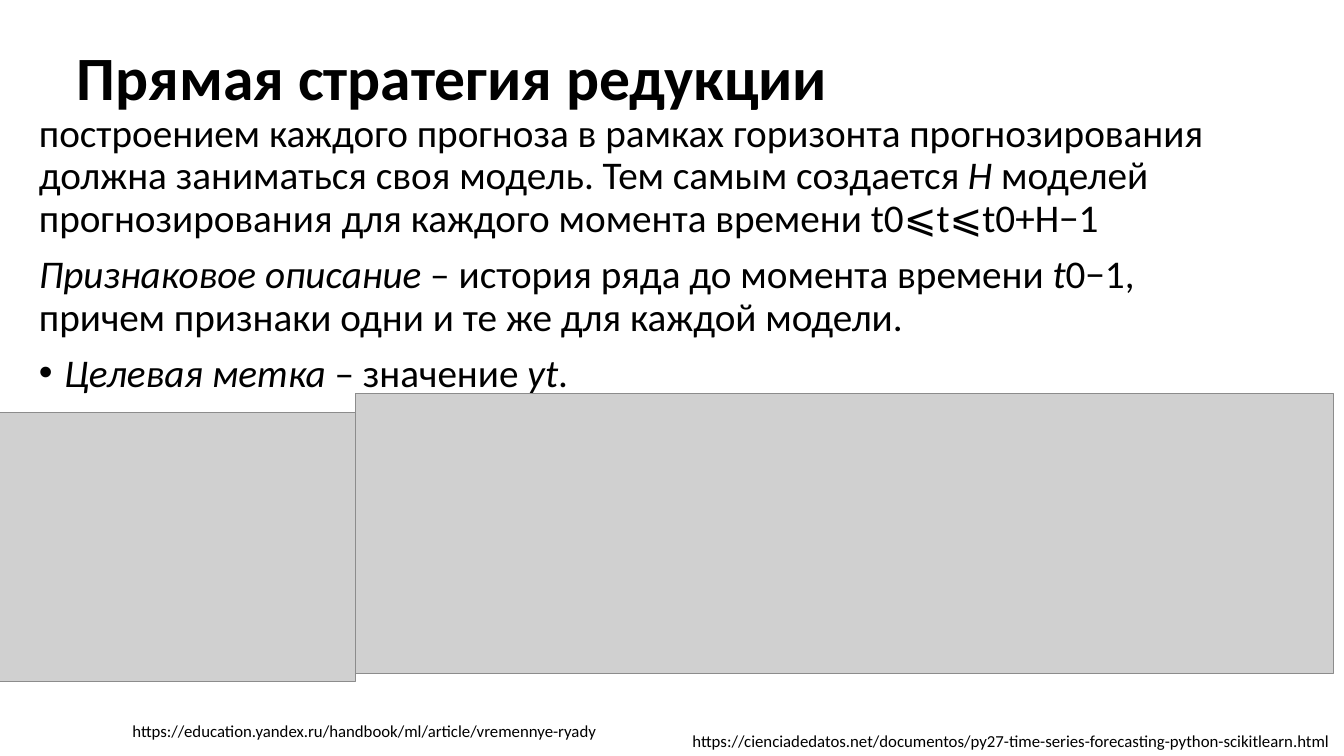
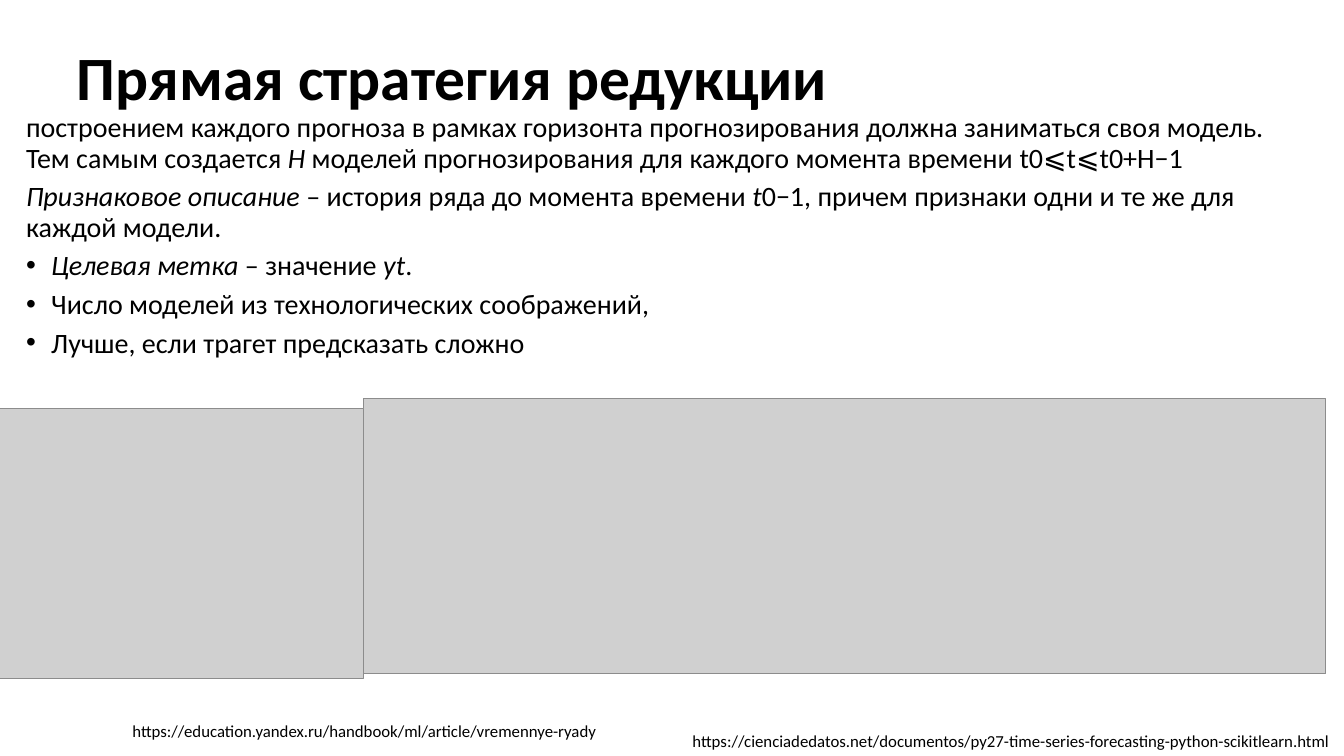
Before and after one commit to MVRonkin/TimeSeriesCourse, a slide deck: slide 7 of 2026/LEC/05-1 Методы машинного обучения для анализа ВР.pptx (slide 5 before the commit). Drawn at 1344x756 pixels with LibreOffice and Linux fonts; fonts in the diff are those of the drawing; grey boxes stand for pictures. Boxes give left, top, right and bottom in pixels: in the first picture for what was removed or moved away, otherwise in the second. Text is boxed around its words. In the diff, an @@ line names an element or a change of style, - is before the commit and + after.

```diff
--- a/2026/LEC/05-1 Методы машинного обучения для анализа ВР.pptx
+++ b/2026/LEC/05-1 Методы машинного обучения для анализа ВР.pptx
@@ text "построением каждого прогноза в рамках ...": place and size @@
-text "построением каждого прогноза в рамках ..." at <box>39,128,1203,397</box>
+text "построением каждого прогноза в рамках ..." at <box>26,123,1263,358</box>
@@ text at <box>26,123,1263,280</box>: size 28 to 20 pt in "построением каждого прогноза в рамках горизонта прогнозирова ...", "Признаковое описание – история ряда до момента ...", "Целевая метка – значение yt."; less space between paragraphs @@
@@ text at <box>51,295,649,358</box>: paragraphs added @@
+• Число моделей из технологических соображений,
+• Лучше, если трагет предсказать сложно
@@ picture: place and size @@
-picture at <box>0,412,356,682</box>
+picture at <box>0,408,364,678</box>
@@ picture: place and size @@
-picture at <box>356,393,1334,674</box>
+picture at <box>364,399,1326,675</box>
```
Also in this commit, not shown: 5 other slides changed, 4 slides added, 1 other file.
